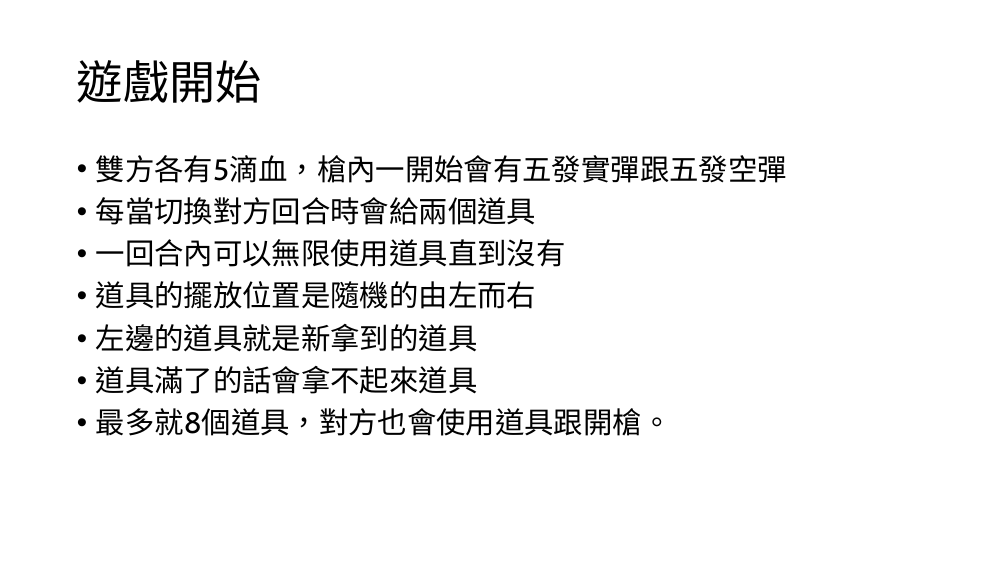
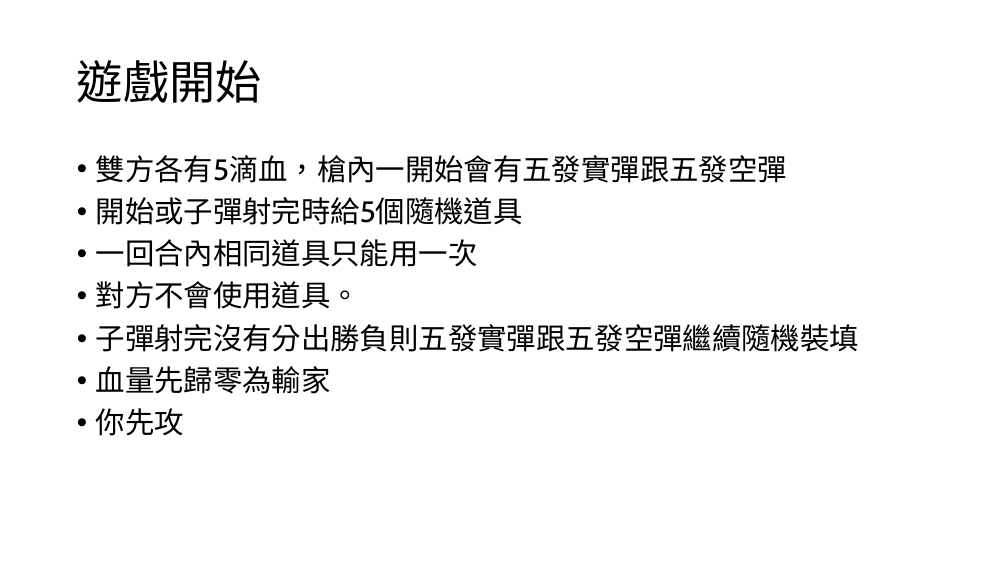
Before and after one commit to limerence0z3/BuckshotRoulette, a slide deck: slide 5 of 惡魔輪盤期中報告.pptx. Drawn at 1008x567 pixels with LibreOffice and Linux fonts; fonts in the diff are those of the drawing. Boxes give left, top, right and bottom in pixels: in the first picture for what was removed or moved away, otherwise in the second. Text is boxed around its words. In the diff, an @@ line names an element or a change of style, - is before the commit and + after.

Commit message:
update
遊戲說明
基本扣血邏輯

```diff
--- a/惡魔輪盤期中報告.pptx
+++ b/惡魔輪盤期中報告.pptx
@@ text at [96,197,859,436]: text changed @@
-• 每當切換對方回合時會給兩個道具
-• 一回合內可以無限使用道具直到沒有
-• 道具的擺放位置是隨機的由左而右
-• 左邊的道具就是新拿到的道具
-• 道具滿了的話會拿不起來道具
-• 最多就8個道具，對方也會使用道具跟開槍。
+• 開始或子彈射完時給5個隨機道具
+• 一回合內相同道具只能用一次
+• 對方不會使用道具。
+• 子彈射完沒有分出勝負則五發實彈跟五發空彈繼續隨機裝填
+• 血量先歸零為輸家
+• 你先攻
```
Also in this commit, not shown: 1 other slide changed, 1 other file.
